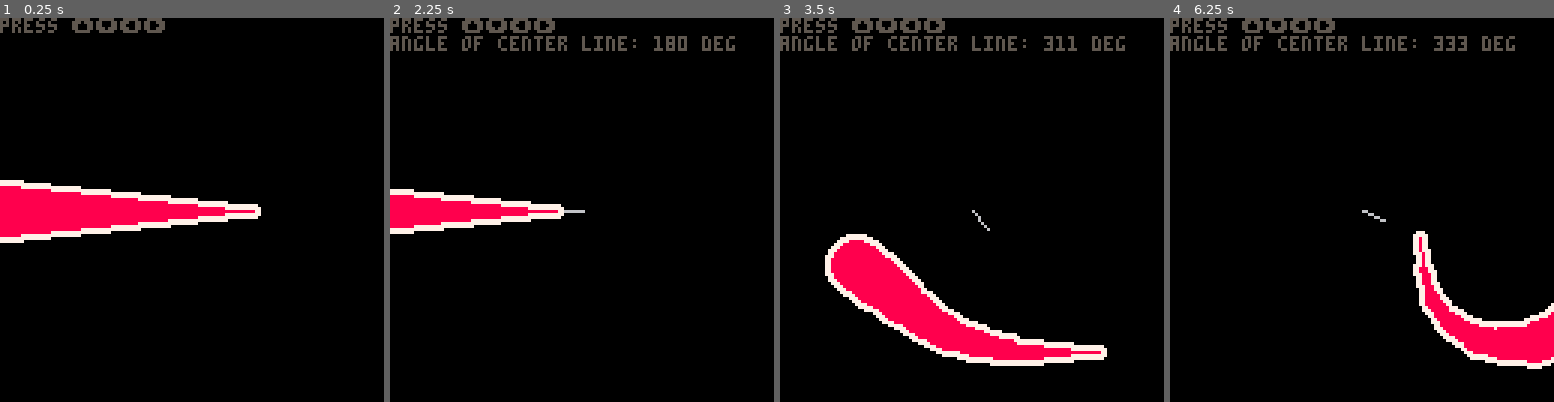
Above: before the commit, frames 1-4 (left to right).
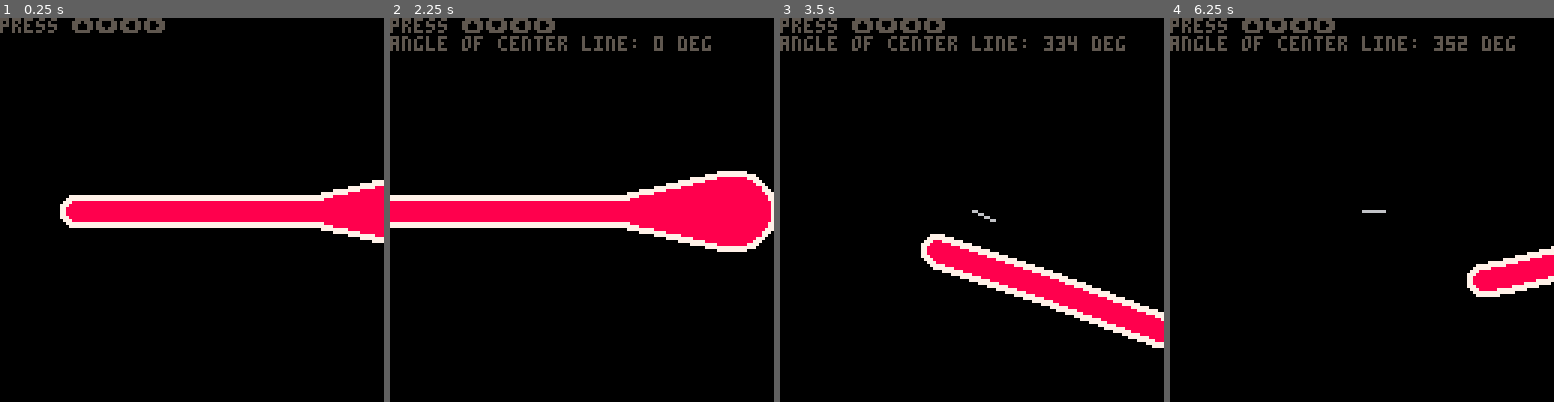
Above: after the commit, the same moments.

Repository: vila6/pico-8-projects
Game: PICO-8 cartridge procanim.p8
Two runs of this game, one before a commit and one after it. Both use one fixed random seed, a clock stepped at 60 frames per second and the inputs below.
Inputs:
- Up to frame 1 (0.25 s): no input
- Up to frame 2 (2.25 s): hold Left from 1.97 s (still down)
- Up to frame 3 (3.5 s): release Left at 2.37 s; hold Down 2.42-2.82 s; hold Right from 2.87 s (still down)
- Up to frame 4 (6.25 s): release Right at 3.53 s; hold Up 3.58-4.08 s; hold Right 4.13-4.53 s; hold Down 4.58-5.08 s; hold Left 5.13-5.8 s; hold Up 5.85-6.18 s; hold Left from 6.23 s (still down)

The runs differ from the first frame. In frame 1, 8.6% of the frame differs, in the area x 0-100%, y 42-59%; in frame 2, 10%; in frame 3, 15%, in the area x 11-100%, y 4-91%; in frame 4, 6.8%.

Commit message:
fix wobbliness

Diff:
--- a/procanim.p8
+++ b/procanim.p8
@@ -59,20 +59,21 @@
 -->8
 -- small demo
 
-local segdist = 10
+local segdist = 40
+local numparts = 4
+local mmw={x=3.0,y=10.0} --min/max width
 local rope = {}
-local widths = {}
+local widths= {}-- = {10,4,5,4,18,15,15,15,13}
 local rights = {}
 local lefts = {}
 local goal
 local moved = false
-
 function _init()
-	for i=1,10 do
+	for i=1,numparts do
 		add(rope, v_add(
 			v_center,
 			vector(-(i-3)*segdist,0)))
-			add(widths, i)
+			add(widths, mmw.x+flr(rnd(mmw.y)))
 	end
 	goal = v_copy(rope[1])
 end
@@ -140,7 +141,7 @@
 
 		if b then
 			drawplayer(7,2)
-			drawplayer(8,0)
+		 drawplayer(8,0)
 		 --circ(rope[#rope].x, rope[#rope].y, [#rope]*2, c)
 			--circfill(a.x, a.y, widths[i], c)
 		end
@@ -160,7 +161,7 @@
 		local b = rope[i+1]
 
 		if b then
-			thiccline(a.x, a.y, b.x, b.y,widths[i]+w,widths[i]+w,c)
+			thiccline(a.x, a.y, b.x, b.y,widths[i]+w,widths[i+1]+w,c)
 		end
 	end
 end
@@ -170,17 +171,17 @@
  local _yd=_y2-_y1
 
  if abs(_xd)>abs(_yd) then
-  for _x=_x1,_x2,sgn(_xd) do
+  for _x=flr(_x1),_x2,sgn(_xd) do
    local _t=(_x-_x1)/(_x2-_x1)
-   local _y=_y1+(_y2-_y1)*_t
-   local _r=_r1+(_r2-_r1)*_t-rnd()
+   local _y=flr(_y1+(_y2-_y1)*_t)
+   local _r=flr(_r1+(_r2-_r1)*_t)
    circfill(_x,_y,_r,_c)
   end
  else
-  for _y=_y1,_y2,sgn(_yd) do
+  for _y=flr(_y1),_y2,sgn(_yd) do
    local _t=(_y-_y1)/(_y2-_y1)
-   local _x=_x1+(_x2-_x1)*_t
-   local _r=_r1+(_r2-_r1)*_t-rnd()
+   local _x=flr(_x1+(_x2-_x1)*_t)
+   local _r=flr(_r1+(_r2-_r1)*_t)
    circfill(_x,_y,_r,_c)
   end
  end
